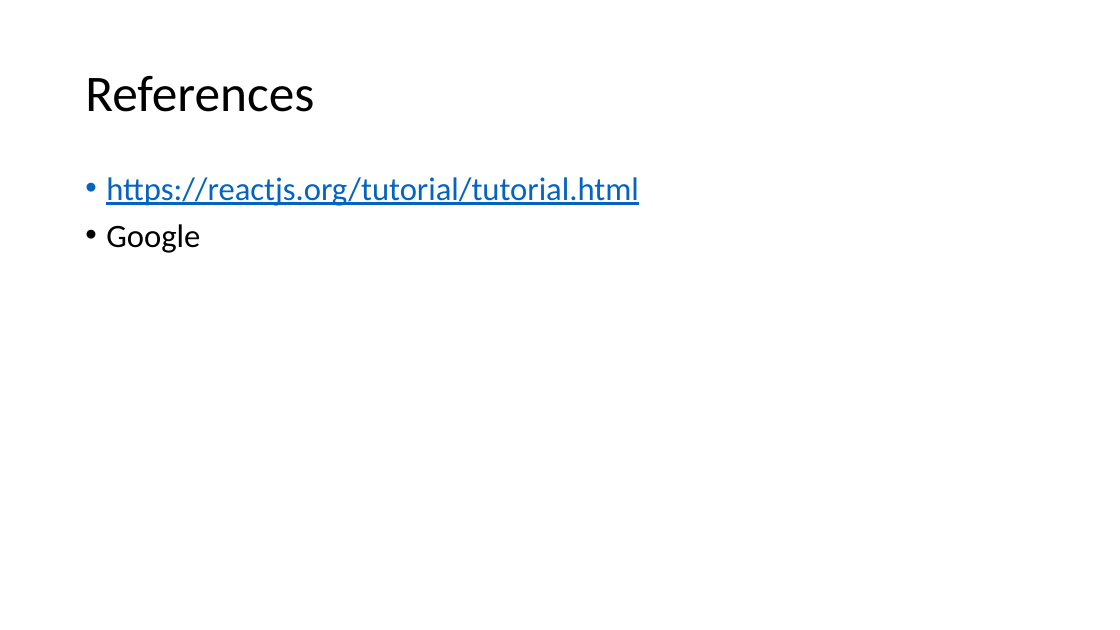
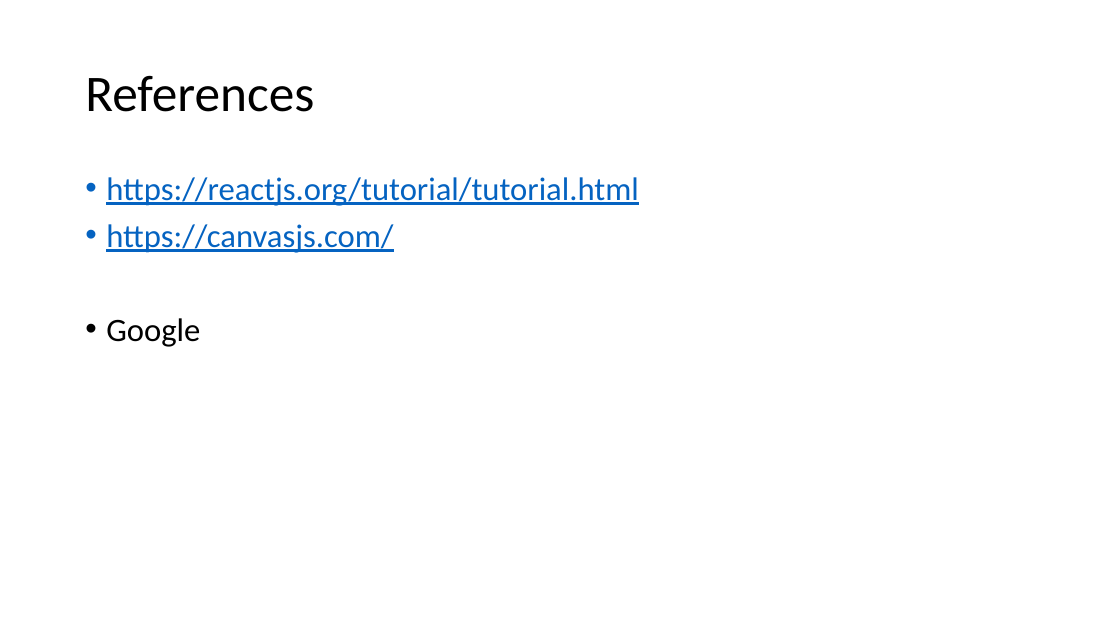
Before and after one commit to uwcfm/CFM-HACK-2018, a slide deck: slide 8 of src/Tutorials/react-tutorial.pptx. Drawn at 1120x630 pixels with LibreOffice and Linux fonts; fonts in the diff are those of the drawing. Boxes give left, top, right and bottom in pixels: in the first picture for what was removed or moved away, otherwise in the second. Text is boxed around its words. In the diff, an @@ line names an element or a change of style, - is before the commit and + after.

```diff
--- a/src/Tutorials/react-tutorial.pptx
+++ b/src/Tutorials/react-tutorial.pptx
@@ text at box(106, 224, 393, 253): paragraph added @@
+• https://canvasjs.com/
```
Also in this commit, not shown: 1 other slide changed, 1 other file.
